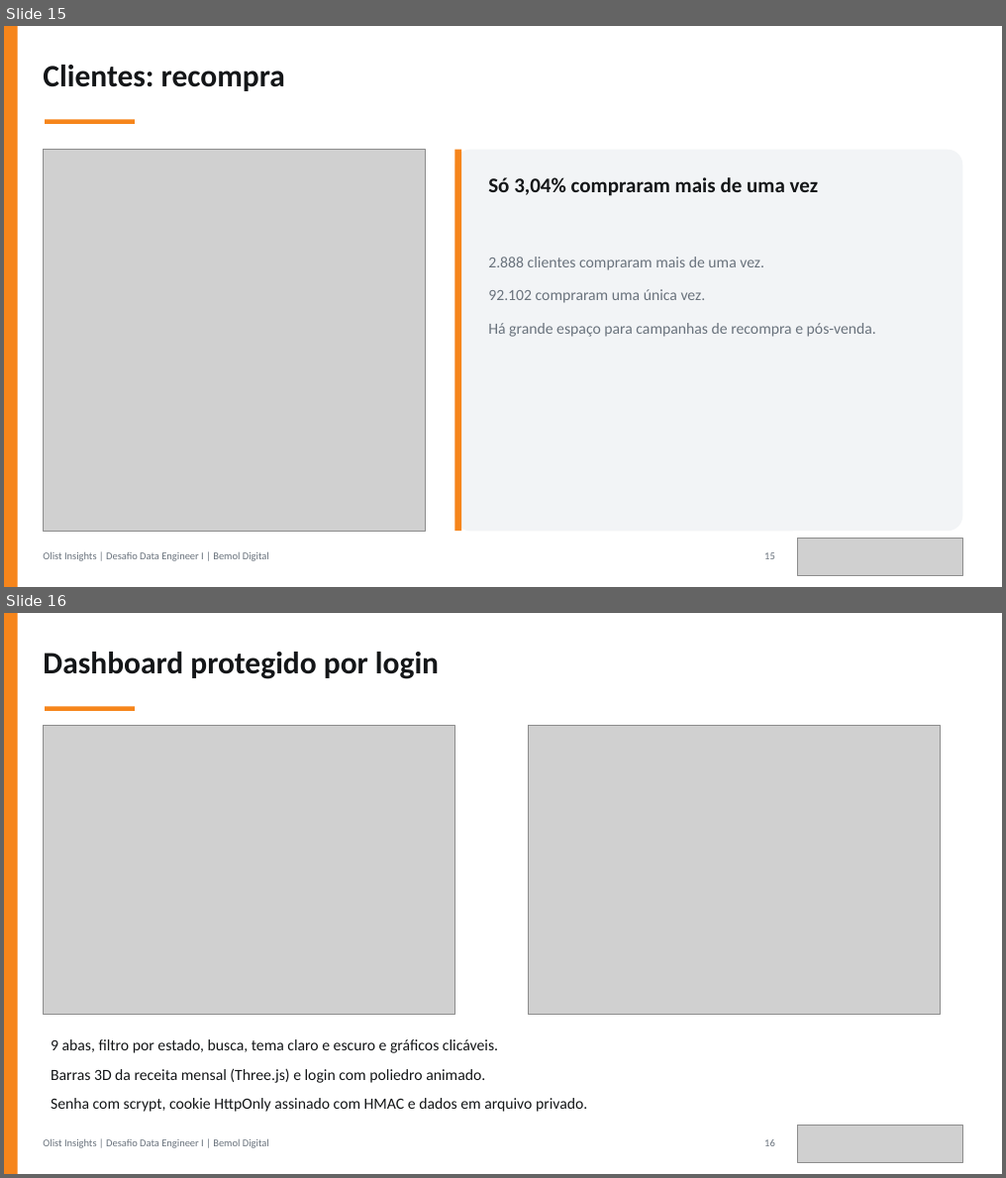
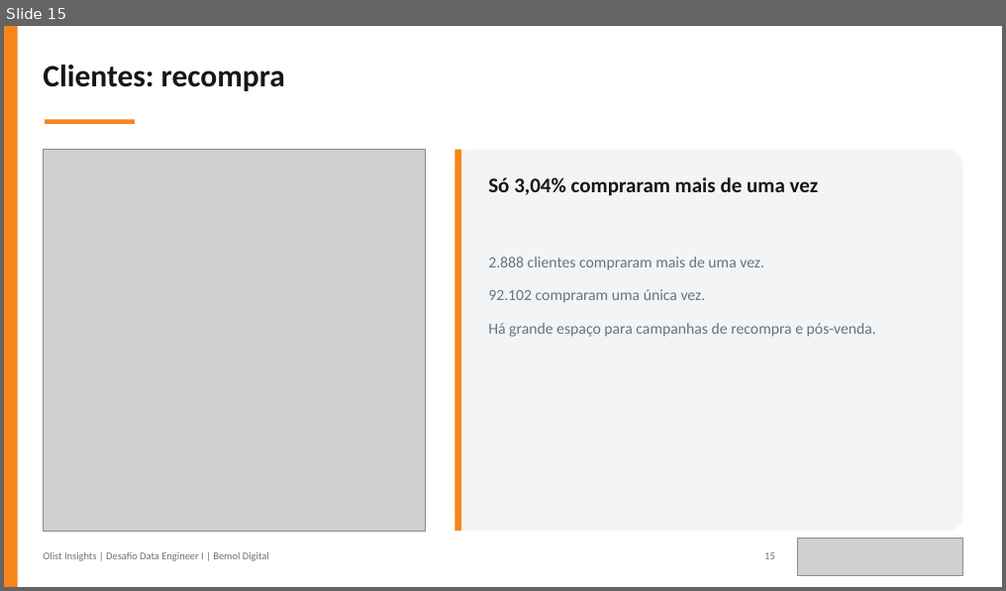
Before and after one commit to JulianaBallin/data-engineer-challenge, a slide deck: docs/apresentacao/apresentacao-olist.pptx. Shown one above the other, each under a label of ours: slides 15 and 16 before the commit, slide 15 after it. The pictures are 1006x1178 and 1006x591 pixels, drawn with LibreOffice and Linux fonts; fonts in the diff are those of the drawing; grey boxes stand for pictures. Boxes give left, top, right and bottom in pixels: in the first picture for what was removed or moved away, otherwise in the second. Text is boxed around its words. In the diff, an @@ line names an element or a change of style, - is before the commit and + after.

Commit message:
feat(web): dashboard and 3D chain redesign, own icons, new brand mark; docs(slides): login, Olli and chain on one slide

```diff
--- a/docs/apresentacao/apresentacao-olist.pptx
+++ b/docs/apresentacao/apresentacao-olist.pptx
@@ slide 16 removed at box(4, 613, 1002, 1174), background #FFFFFF @@
@@ rectangle removed at box(4, 613, 18, 1174) @@
@@ text removed at box(43, 652, 439, 679) @@
-Dashboard protegido por login
@@ picture removed at box(43, 725, 454, 1015) @@
@@ rectangle removed at box(45, 707, 135, 711) @@
@@ picture removed at box(528, 725, 940, 1015) @@
@@ text removed at box(51, 1040, 587, 1112) @@
-9 abas, filtro por estado, busca, tema claro e escuro e gráficos clicáveis.
-Barras 3D da receita mensal (Three.js) e login com poliedro animado.
-Senha com scrypt, cookie HttpOnly assinado com HMAC e dados em arquivo privado.
@@ text removed at box(43, 1140, 269, 1149) @@
-Olist Insights | Desafio Data Engineer I | Bemol Digital
@@ text removed at box(764, 1140, 775, 1147) @@
-16
@@ picture removed at box(798, 1126, 963, 1163) @@
```
Also in this commit, not shown: 1 slide changed, 1 slide added, 2 other slides removed, 22 other files.
